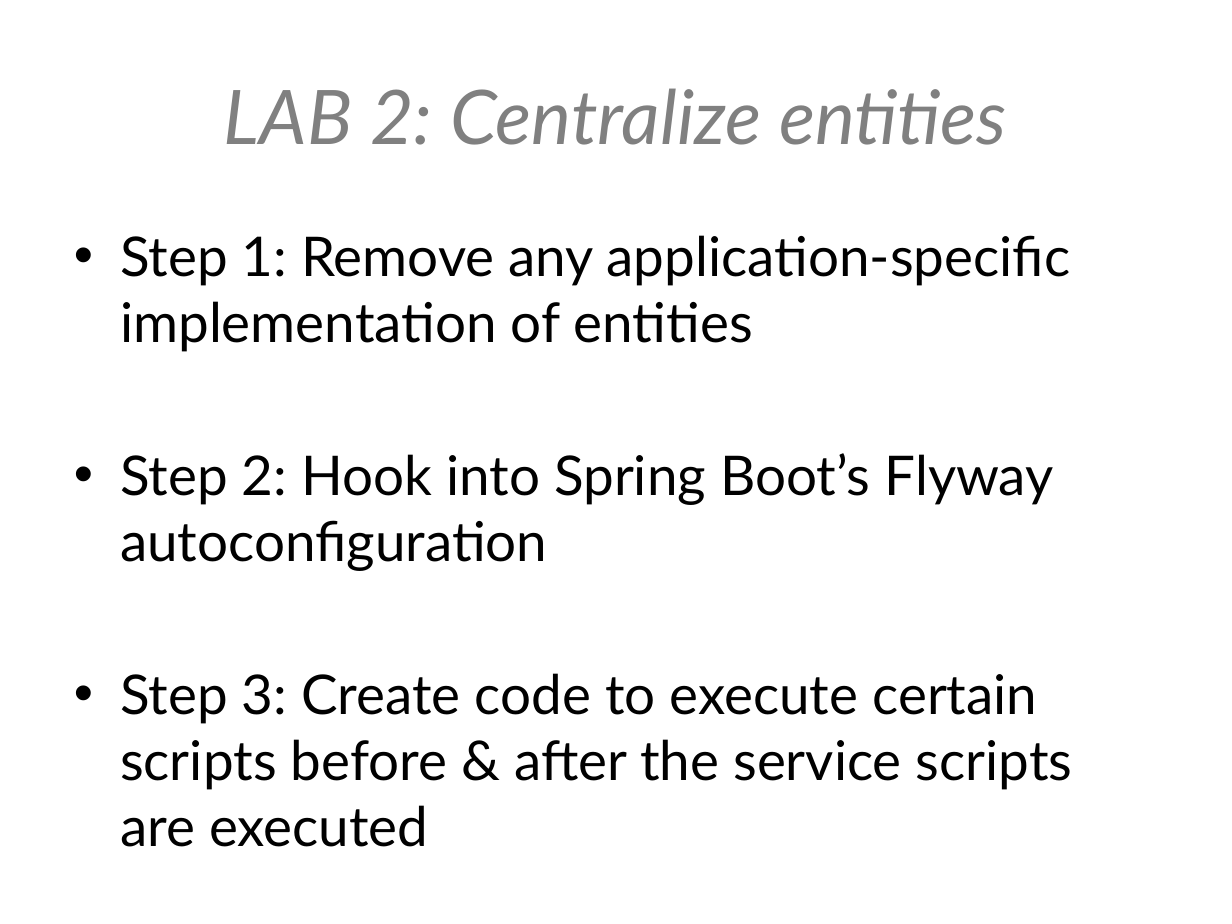
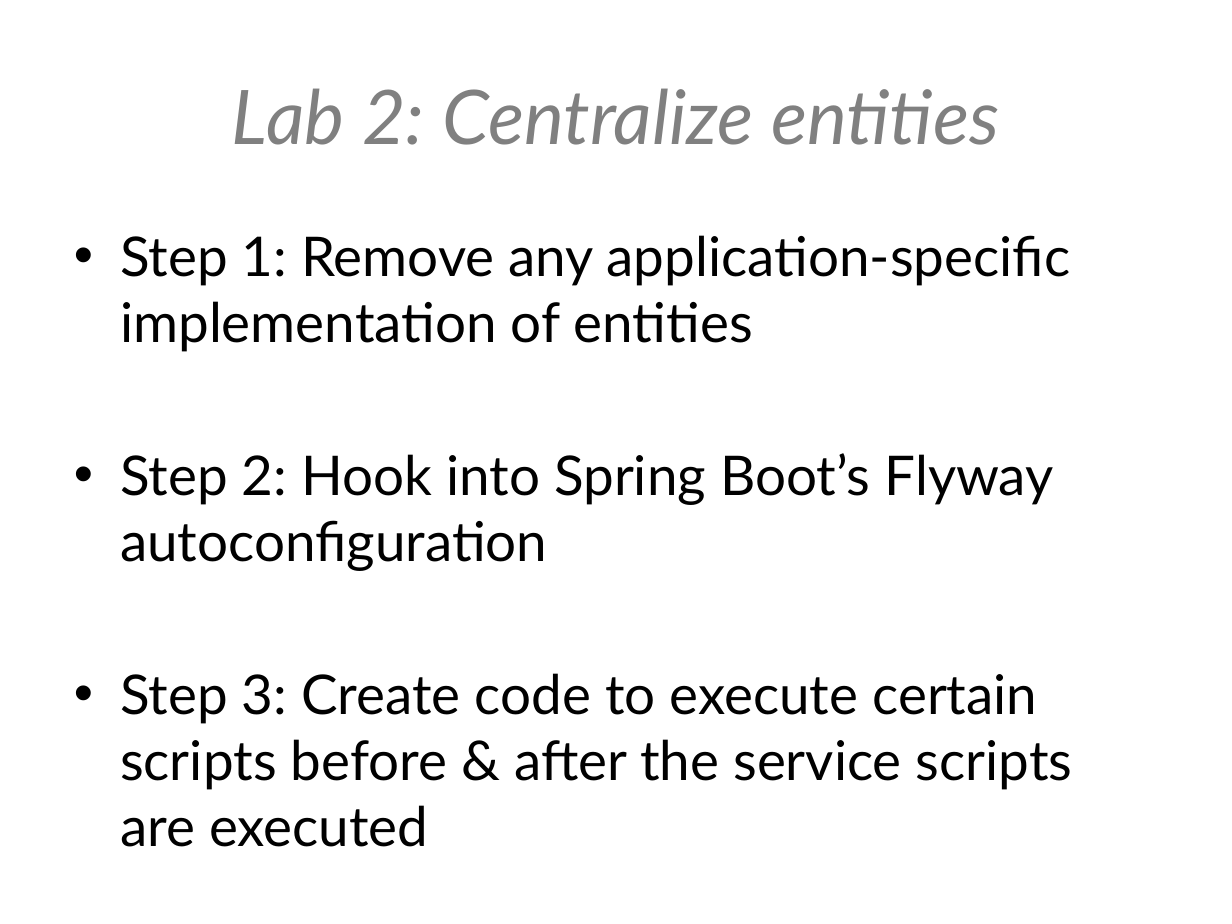
Before and after one commit to hawkeye-bot/springio2017, a slide deck: slide 17 of Spring boot - adapting to your environment.pptx. Drawn at 1232x924 pixels with LibreOffice and Linux fonts; fonts in the diff are those of the drawing; background and template pictures are left out. Boxes give left, top, right and bottom in pixels: in the first picture for what was removed or moved away, otherwise in the second. Text is boxed around its words. In the diff, an @@ line names an element or a change of style, - is before the commit and + after.

```diff
--- a/Spring boot - adapting to your environment.pptx
+++ b/Spring boot - adapting to your environment.pptx
@@ title at (232, 88, 999, 145): text changed @@
-LAB 2: Centralize entities
+Lab 2: Centralize entities
```
Also in this commit, not shown: 6 other slides changed.
